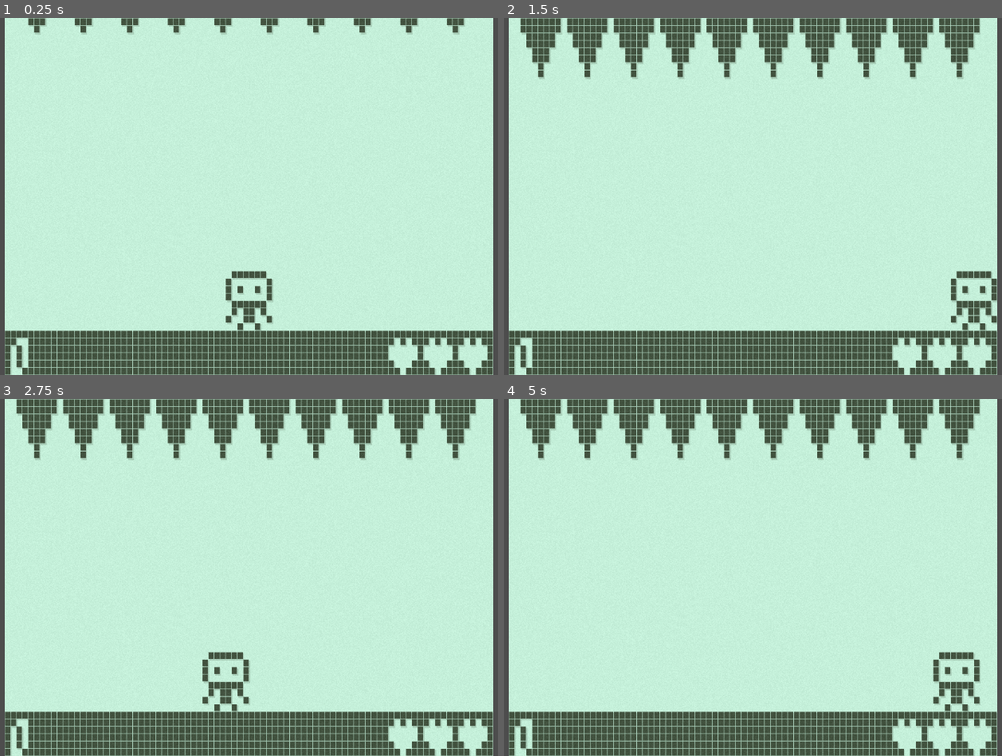
Above: before the commit, frames 1-4 (two rows, left to right).
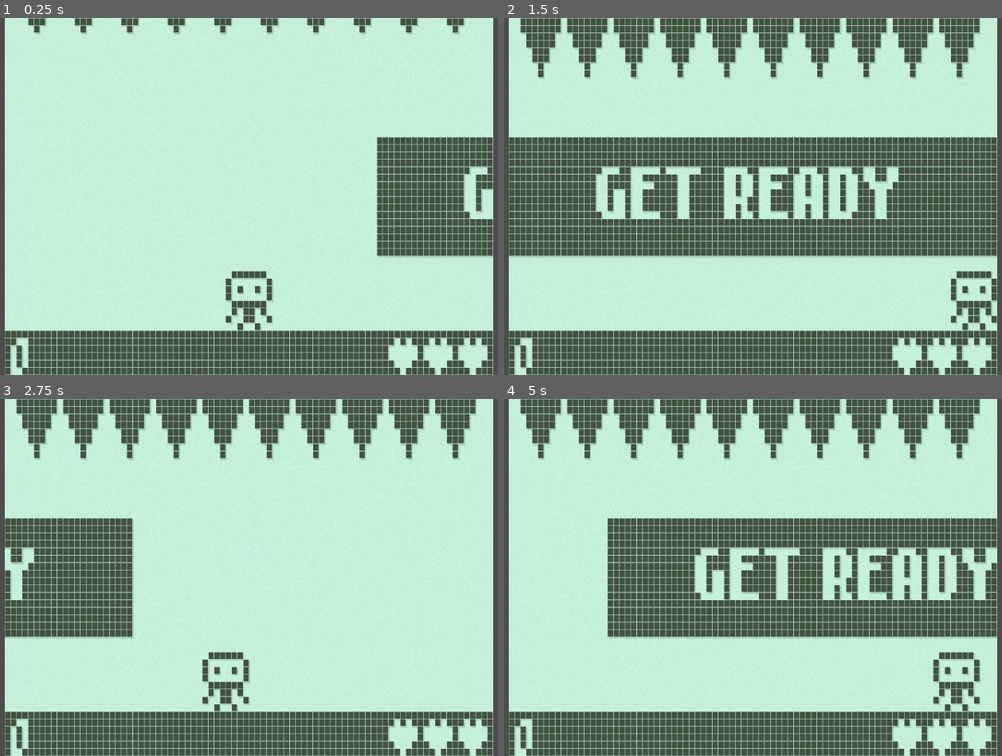
Above: after the commit, the same moments.

Repository: Qowface/nokiajam-6
Game: Godot game, scene res://main.tscn
The game is run twice, just before and just after one commit, with the same random seed, the same clock (stepped at 60 frames per second) and the same inputs.
Inputs:
- Up to frame 1 (0.25 s): no input
- Up to frame 2 (1.5 s): hold Right (move_right) from 0.53 s (still down); tap Space (jump) at 0.77 s
- Up to frame 3 (2.75 s): tap Space (jump) at 1.52 s; release Right (move_right) at 2.03 s; hold Left (move_left) from 2.03 s (still down)
- Up to frame 4 (5 s): tap Space (jump) at 3.02, 3.77, 4.52 s; tap R (reset) at 4.15 s; release Left (move_left) at 4.28 s; hold Right (move_right) from 4.28 s (still down)

The runs differ from the first frame. In frame 1, 7.4% of the frame differs, in the area x 75-100%, y 33-68%; in frame 2, 29%, in the area x 0-100%, y 33-68%; in frame 3, 8.3%; in frame 4, 22%.

Commit message:
Add animated banner to display text.

Diff:
--- a/scenes/ui.tscn
+++ b/scenes/ui.tscn
@@ -1,8 +1,29 @@
-[gd_scene load_steps=4 format=3 uid="uid://cg07od16el00b"]
+[gd_scene load_steps=6 format=3 uid="uid://cg07od16el00b"]
 
 [ext_resource type="Script" path="res://scripts/ui.gd" id="1_4kmw0"]
 [ext_resource type="FontFile" uid="uid://cxeg4c7rwp2y3" path="res://assets/fonts/lowrez/lowrez.png" id="1_f5yel"]
 [ext_resource type="Texture2D" uid="uid://d032n0mrd7o6j" path="res://assets/img/heart_full.png" id="2_428of"]
+
+[sub_resource type="Animation" id="Animation_aulqy"]
+resource_name = "banner"
+length = 3.0
+tracks/0/type = "value"
+tracks/0/imported = false
+tracks/0/enabled = true
+tracks/0/path = NodePath("Banner:position")
+tracks/0/interp = 1
+tracks/0/loop_wrap = true
+tracks/0/keys = {
+"times": PackedFloat32Array(0, 1, 2, 3),
+"transitions": PackedFloat32Array(1, 1, 1, 1),
+"update": 0,
+"values": [Vector2(84, 16), Vector2(0, 16), Vector2(0, 16), Vector2(-84, 16)]
+}
+
+[sub_resource type="AnimationLibrary" id="AnimationLibrary_3gukj"]
+_data = {
+"banner": SubResource("Animation_aulqy")
+}
 
 [node name="UI" type="CanvasLayer"]
 script = ExtResource("1_4kmw0")
@@ -32,3 +53,34 @@
 position = Vector2(78, 43)
 texture = ExtResource("2_428of")
 centered = false
+
+[node name="Banner" type="ColorRect" parent="."]
+offset_left = 84.0
+offset_top = 16.0
+offset_right = 168.0
+offset_bottom = 32.0
+color = Color(0, 0, 0, 1)
+
+[node name="BannerLabel" type="Label" parent="Banner"]
+layout_mode = 1
+anchors_preset = 8
+anchor_left = 0.5
+anchor_top = 0.5
+anchor_right = 0.5
+anchor_bottom = 0.5
+offset_left = -40.0
+offset_top = -8.0
+offset_right = 40.0
+offset_bottom = 8.0
+grow_horizontal = 2
+grow_vertical = 2
+theme_override_colors/font_color = Color(1, 1, 1, 1)
+theme_override_colors/font_outline_color = Color(0, 0, 0, 1)
+text = "TEXT HERE"
+horizontal_alignment = 1
+vertical_alignment = 1
+
+[node name="BannerAnimationPlayer" type="AnimationPlayer" parent="."]
+libraries = {
+"": SubResource("AnimationLibrary_3gukj")
+}
--- a/scripts/icicle_game.gd
+++ b/scripts/icicle_game.gd
@@ -18,10 +18,9 @@
 		icicle.hit_player.connect(_on_icicle_hit_player)
 		icicle.scored.connect(_on_icicle_scored)
 
-	print("Lives: " + str(lives))
-	print("Score: " + str(score))
 	ui.set_score_label(score)
 	ui.update_hearts(lives)
+	ui.display_banner("GET READY")
 
 
 func _process(delta):
@@ -47,7 +46,6 @@
 
 func _on_icicle_hit_player():
 	lives -= 1
-	print("Lives: " + str(lives))
 	ui.update_hearts(lives)
 	if lives <= 0:
 		game_over()
@@ -55,14 +53,13 @@
 
 func _on_icicle_scored():
 	score += 10
-	print("Score: " + str(score))
 	ui.set_score_label(score)
 
 
 func game_over():
 	player.die()
-	print("Dead")
+	ui.display_banner("YOU DIED")
 	get_tree().paused = true
-	await get_tree().create_timer(2.0).timeout
+	await get_tree().create_timer(4.0).timeout
 	get_tree().paused = false
 	get_tree().reload_current_scene()
--- a/scripts/ui.gd
+++ b/scripts/ui.gd
@@ -3,6 +3,8 @@
 
 @onready var score_label = $ScoreLabel
 @onready var hearts = [$Hearts/Heart1, $Hearts/Heart2, $Hearts/Heart3]
+@onready var banner_label = $Banner/BannerLabel
+@onready var banner_animation = $BannerAnimationPlayer
 
 
 func set_score_label(score):
@@ -15,3 +17,8 @@
 			hearts[i].visible = true
 		else:
 			hearts[i].visible = false
+
+
+func display_banner(text):
+	banner_label.text = text
+	banner_animation.play("banner")
